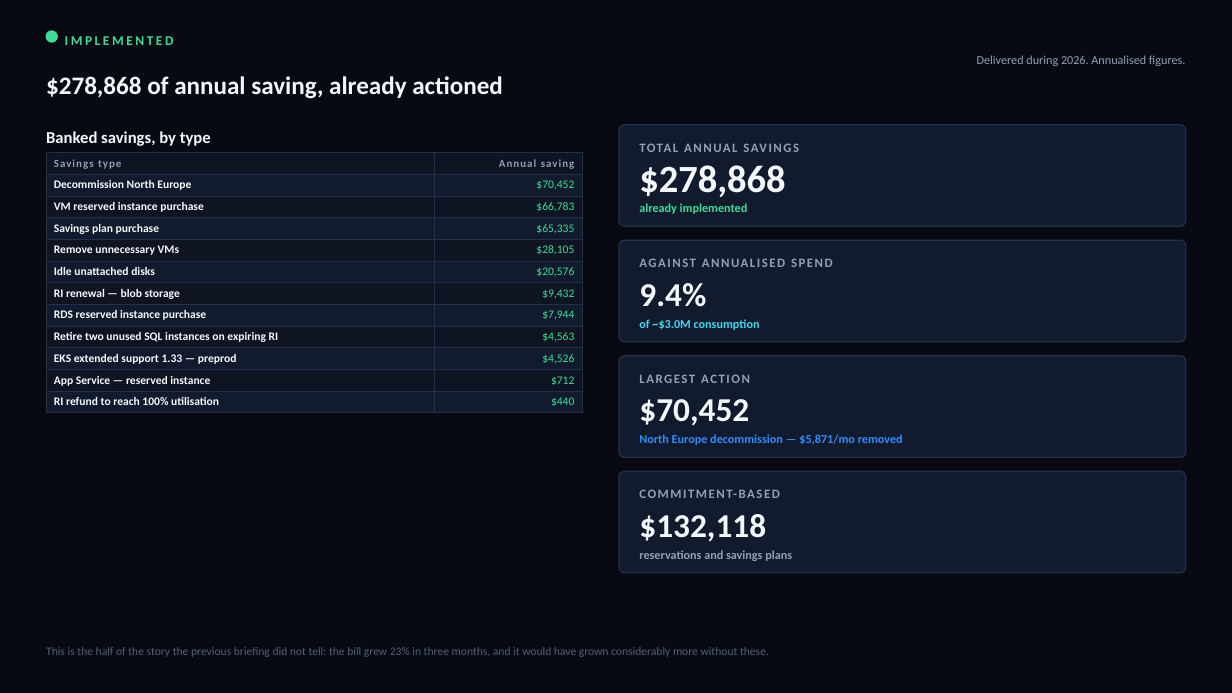
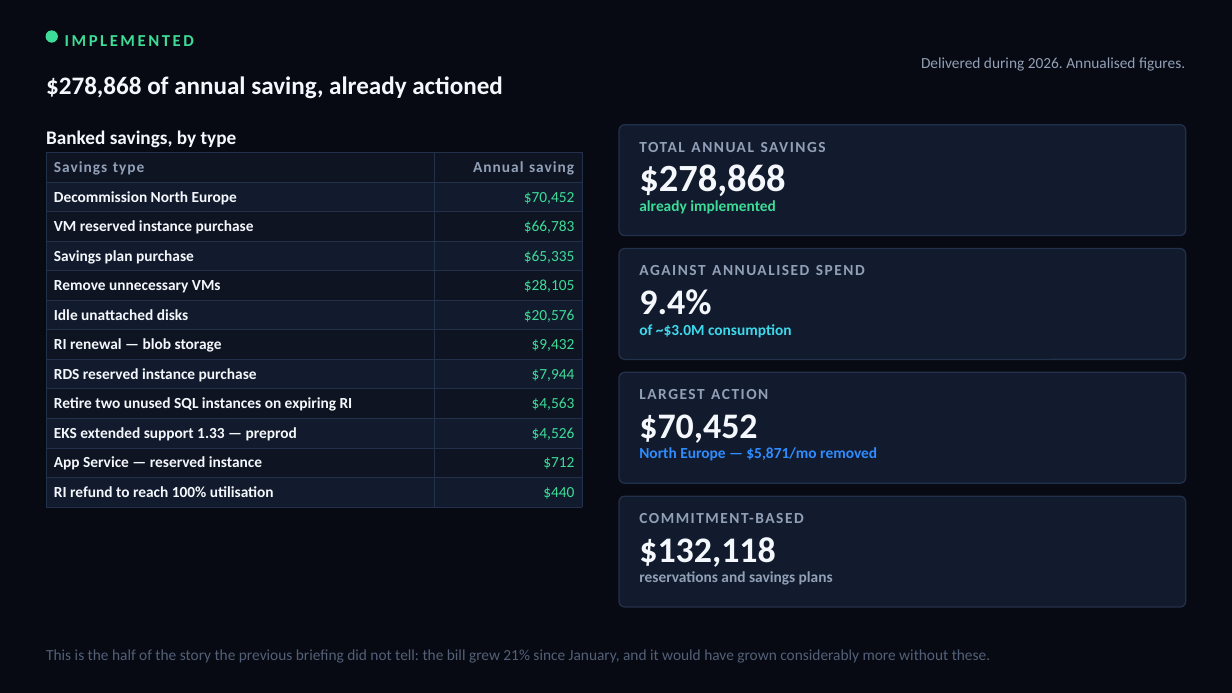
Before and after one commit to arielga5-code/Finops, a slide deck: slide 16 of deck/Harel_Cloud_Cost_CIO_v34.pptx. Drawn at 1232x693 pixels with LibreOffice and Linux fonts; fonts in the diff are those of the drawing. Boxes give left, top, right and bottom in pixels: in the first picture for what was removed or moved away, otherwise in the second. Text is boxed around its words. In the diff, an @@ line names an element or a change of style, - is before the commit and + after.

```diff
--- a/deck/Harel_Cloud_Cost_CIO_v34.pptx
+++ b/deck/Harel_Cloud_Cost_CIO_v34.pptx
@@ text "IMPLEMENTED" at bbox=[65, 35, 194, 46]: size 10.5 to 13 pt @@
@@ text "Delivered during 2026. Annualised figures." at bbox=[921, 57, 1185, 71]: size 9.5 to 12 pt @@
@@ text "Banked savings, by type" at bbox=[46, 130, 237, 148]: size 13 to 15 pt @@
@@ rounded rectangle: place and size @@
-rounded rectangle at bbox=[619, 125, 1186, 226]
+rounded rectangle at bbox=[619, 125, 1186, 236]
@@ table at bbox=[46, 152, 582, 503] @@
@@ size 8.5 to 12 pt in "Savings type", "Annual saving" @@
@@ size 9 to 12 pt @@
@@ text "$278,868" rewrapped from bbox=[639, 165, 785, 197] to bbox=[639, 164, 785, 201] @@
@@ rounded rectangle: place and size @@
-rounded rectangle at bbox=[619, 240, 1186, 342]
+rounded rectangle at bbox=[619, 249, 1186, 360]
@@ text "AGAINST ANNUALISED SPEND": place and size @@
-text "AGAINST ANNUALISED SPEND" at bbox=[640, 251, 1165, 274]
+text "AGAINST ANNUALISED SPEND" at bbox=[639, 265, 705, 275]
@@ rounded rectangle: place and size @@
-rounded rectangle at bbox=[619, 356, 1186, 457]
+rounded rectangle at bbox=[619, 372, 1186, 483]
@@ text "LARGEST ACTION": place and size @@
-text "LARGEST ACTION" at bbox=[639, 374, 750, 383]
+text "LARGEST ACTION" at bbox=[639, 389, 704, 399]
@@ text "$70,452": place and size @@
-text "$70,452" at bbox=[639, 399, 749, 426]
+text "$70,452" at bbox=[639, 414, 757, 443]
@@ text at bbox=[639, 447, 877, 461]: text changed; size 9.5 to 12 pt @@
-North Europe decommission — $5,871/mo removed
+North Europe — $5,871/mo removed
@@ text "North Europe — $5,871/mo removed" at bbox=[639, 447, 877, 461]: vertical alignment middle to top @@
@@ proportions changed in 4 elements at bbox=[619, 125, 1186, 236], bbox=[619, 249, 1186, 360], bbox=[619, 372, 1186, 483], bbox=[619, 496, 1186, 607] @@
@@ rounded rectangle: place and size @@
-rounded rectangle at bbox=[619, 471, 1186, 573]
+rounded rectangle at bbox=[619, 496, 1186, 607]
@@ size 10 to 12 pt in 4 elements at bbox=[640, 134, 1165, 158], bbox=[639, 265, 705, 275], bbox=[639, 389, 704, 399], bbox=[640, 506, 1165, 530] @@
@@ text "COMMITMENT-BASED": place and size @@
-text "COMMITMENT-BASED" at bbox=[640, 482, 1165, 505]
+text "COMMITMENT-BASED" at bbox=[640, 506, 1165, 530]
@@ size 26 to 28 pt in 3 elements at bbox=[639, 289, 711, 315], bbox=[639, 414, 757, 443], bbox=[639, 537, 775, 567] @@
@@ text "$132,118": place and size @@
-text "$132,118" at bbox=[639, 514, 766, 541]
+text "$132,118" at bbox=[639, 537, 775, 567]
@@ size 9.5 to 12 pt; line spacing 1 to 1.05; vertical alignment middle to top in 3 elements at bbox=[639, 200, 776, 214], bbox=[639, 324, 791, 338], bbox=[639, 571, 833, 585] @@
@@ text "reservations and savings plans": place and size @@
-text "reservations and savings plans" at bbox=[639, 550, 792, 561]
+text "reservations and savings plans" at bbox=[639, 571, 833, 585]
@@ text at bbox=[46, 649, 990, 663]: text changed; size 9 to 12 pt @@
-This is the half of the story the previous briefing did not tell: the bill grew 23% in three months, and it would have grown considerably more without these.
+This is the half of the story the previous briefing did not tell: the bill grew 21% since January, and it would have grown considerably more without these.
```
Also in this commit, not shown: 35 other slides changed, 6 other files.
